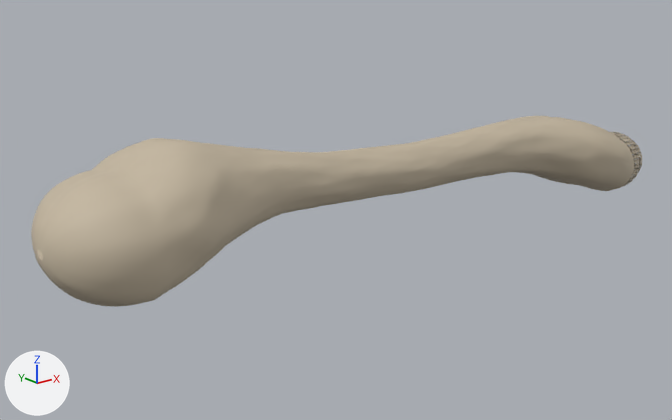
The glTF model Assets/Models/Bones/Bone_Femur.glb, before and after one commit.
The view is the same before and after, from a 50 mm lens placed at (-0.2595, -0.2758, 0.1152), pointed at (-0.0218, 0.0214, -0.0037). The axes (+X, +Y, +Z) are drawn at lower left. The lights are the same throughout. The first picture is the older version.

The scene before the commit, as lines of its bpy script (objects in view):
```python
me_bone_femur = bpy.data.meshes.new('Bone_Femur')
me_bone_femur.from_pydata(...)  # 12245 vertices, 24448 faces; spans x -0.153..0.147, y -0.028..0.054, z -0.016..0.038
me_bone_femur.materials.append(mat_bonepreviewmat)  # beige #c4b6a0
ob_bone_femur = bpy.data.objects.new('Bone_Femur', me_bone_femur)
ob_bone_femur.location = (0.0, 0.0, 0.0)
```
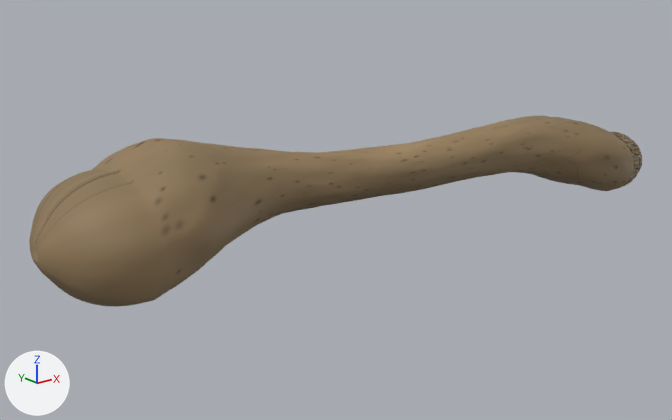
Where the change shows, as pixel boxes [x1, y1, x2, y2] in the pictures (672 x 420 px):
```json
{"object": "Bone_Femur", "change": "recoloured", "before": [31, 116, 642, 307], "after": [31, 116, 642, 307], "on screen": "beige to brown"}
```

The change, as JSON lines over the scene's bpy script:
```json
{"op": "add", "block": "img_t_femur_roughness", "code": ["img_t_femur_roughness = load_image('T_Femur_Roughness', '_unpacked/T_Femur_Roughness', 1024, 1024, 'Non-Color')"]}
{"op": "add", "block": "img_t_femur_normal", "code": ["img_t_femur_normal = load_image('T_Femur_Normal', '_unpacked/T_Femur_Normal', 1024, 1024, 'Non-Color')"]}
{"op": "add", "block": "img_t_femur_albedo", "code": ["img_t_femur_albedo = load_image('T_Femur_Albedo', '_unpacked/T_Femur_Albedo', 1024, 1024, 'sRGB')"]}
{"op": "add", "block": "mat_bone_femur", "code": ["mat_bone_femur = bpy.data.materials.new('Bone_Femur')", "# uses the picture img_t_femur_albedo", "# uses the picture img_t_femur_normal", "# uses the picture img_t_femur_roughness"]}
{"block": "me_bone_femur", "where": "# used by ob_bone_femur; location = (0.0, 0.0, 0.0)"}
{"op": "remove", "block": "me_bone_femur", "code": "me_bone_femur.from_pydata(...)  # 12245 vertices, 24448 faces; spans x -0.153..0.147, y -0.028..0.054, z -0.016..0.038"}
{"op": "remove", "block": "me_bone_femur", "code": "me_bone_femur.materials.append(mat_bonepreviewmat)  # beige #c4b6a0"}
{"op": "add", "block": "me_bone_femur", "code": "me_bone_femur.from_pydata(...)  # 12245 vertices, 24448 faces; spans x -0.155..0.147, y -0.028..0.054, z -0.016..0.038"}
{"block": "me_bone_femur", "change": "edits to the shape of me_bone_femur do not show in these pictures"}
{"op": "add", "block": "me_bone_femur", "code": "me_bone_femur.materials.append(mat_bone_femur)"}
```
